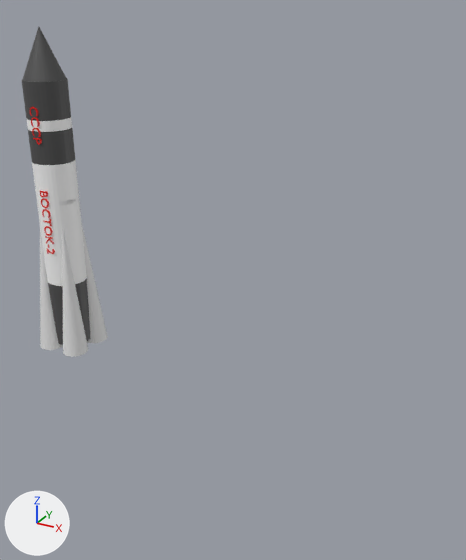
What one commit did to the Blender file Models/Vostok-2.blend.
Both versions are drawn from a 50 mm lens placed at (34.1, -34.8, 25.0), pointed at (16.5, -2.7, 9.0). Every picture has the same lights, and +X, +Y and +Z are marked at lower left.
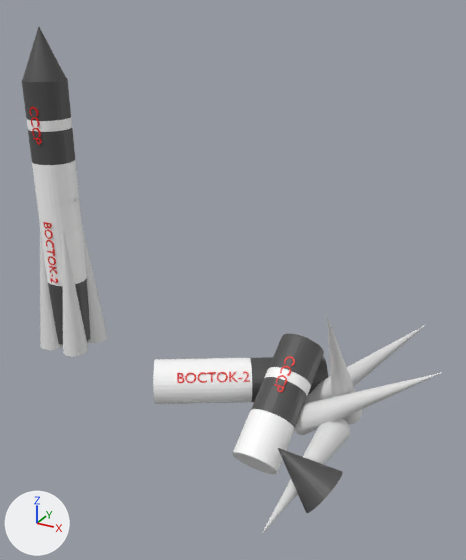
The change, as a list of edits to the scene's bpy script:
```text
Change me_cylinder:
    used by ob_cylinder; location = (0.0, 0.0, 5.33); scale = (1.55, 1.55, 5.96)
    remove me_cylinder.from_pydata(...)  # 96 vertices, 66 faces; spans x -1.0..1.0, y -1.0..1.0, z -1.0..1.0
    add me_cylinder.from_pydata(...)  # 2128 vertices, 1574 faces; spans x -1.0..1.0, y -1.02..1.0, z -1.0..1.0
    me_cylinder part 1: 2032 vertices added at x -0.13..0.32, y -1.02..-0.94, z -0.09..0.73
    add me_cylinder.materials.append(mat_material_003)  # red #e70400
Add me_text_002:
    me_text_002.from_pydata(...)  # 1560 vertices, 1168 faces; spans x -1.62..7.09, y -1.36..1.74, z -3.06..0.06
    # faces by material slot: [1038, 65, 65]
    me_text_002.materials.append(mat_material_003)  # red #e70400
    me_text_002.materials.append(mat_material_001)  # white #ffffff
    me_text_002.materials.append(mat_material_002)  # dark grey #4e4e4e
Add me_cone_003:
    me_cone_003.from_pydata(...)  # 260 vertices, 260 faces; spans x -2.03..7.38, y -11.74..2.34, z -0.29..2.53
    # faces by material slot: [256, 4]
    me_cone_003.materials.append(mat_material)  # white #e7e7e7
    me_cone_003.materials.append(mat_material_002)  # dark grey #4e4e4e
Add me_cylinder_002:
    me_cylinder_002.from_pydata(...)  # 2128 vertices, 1574 faces; spans x -1.0..1.0, y -1.02..1.0, z -1.0..1.0
    # faces by material slot: [33, 33, 1508]
    me_cylinder_002.materials.append(mat_material_001)  # white #ffffff
    me_cylinder_002.materials.append(mat_material_002)  # dark grey #4e4e4e
    me_cylinder_002.materials.append(mat_material_003)  # red #e70400
Remove ob_text:
    ob_text = bpy.data.objects.new('Text', txt_text)
    ob_text.location = (-0.19, -1.51, 12.14)
    ob_text.rotation_euler = (1.571, 1.571, 0.0)  # degrees (90, 90, 0)
Add ob_text_002:
    ob_text_002 = bpy.data.objects.new('Text.002', me_text_002)
    ob_text_002.location = (19.27, -0.38, 3.2)
    ob_text_002.rotation_euler = (3.142, 2.529, 1.571)  # degrees (180, 145, 90)
Add ob_cone_003:
    ob_cone_003 = bpy.data.objects.new('Cone.003', me_cone_003)
    ob_cone_003.location = (22.0, 0.05, -0.82)
    ob_cone_003.scale = (1.0, 1.0, 3.69)
Add ob_cone_001:
    ob_cone_001 = bpy.data.objects.new('Cone.001', me_cone.copy())  # the mesh of ob_cone
    ob_cone_001.location = (23.31, -7.17, 0.31)
    ob_cone_001.rotation_euler = (0.0, -0.987, 0.0)  # degrees (0, -57, 0)
    ob_cone_001.scale = (1.53, 1.53, 1.79)
Add ob_cylinder_002:
    ob_cylinder_002 = bpy.data.objects.new('Cylinder.002', me_cylinder_002)
    ob_cylinder_002.location = (15.78, -0.47, 0.25)
    ob_cylinder_002.rotation_euler = (1.594, -2.178, -1.029)  # degrees (91, -125, -59)
    ob_cylinder_002.scale = (1.55, 1.55, 5.96)
```

Location of each change, [x1, y1, x2, y2] in pixels of the pictures (466 x 560 px):
'Cone.003', added
    after: [262, 316, 443, 533]
'Text.002', added
    after: [232, 334, 324, 474]
    faces in mat_material_002 (dark grey #4e4e4e): [250, 334, 324, 429]
    faces in mat_material_001 (white #ffffff): [232, 367, 311, 474]
    faces in mat_material_003 (red #e70400): [274, 356, 295, 393]
'Cylinder.002', added
    after: [153, 356, 328, 404]
    faces in mat_material_001 (white #ffffff): [153, 358, 252, 404]
    faces in mat_material_002 (dark grey #4e4e4e): [250, 356, 328, 402]
    faces in mat_material_003 (red #e70400): [177, 371, 250, 383]
'Cone.001', added
    after: [278, 448, 343, 513]
'Text', deleted
    before: [40, 191, 55, 254]
part 1 of me_cylinder, added
    after: [43, 222, 58, 283]
